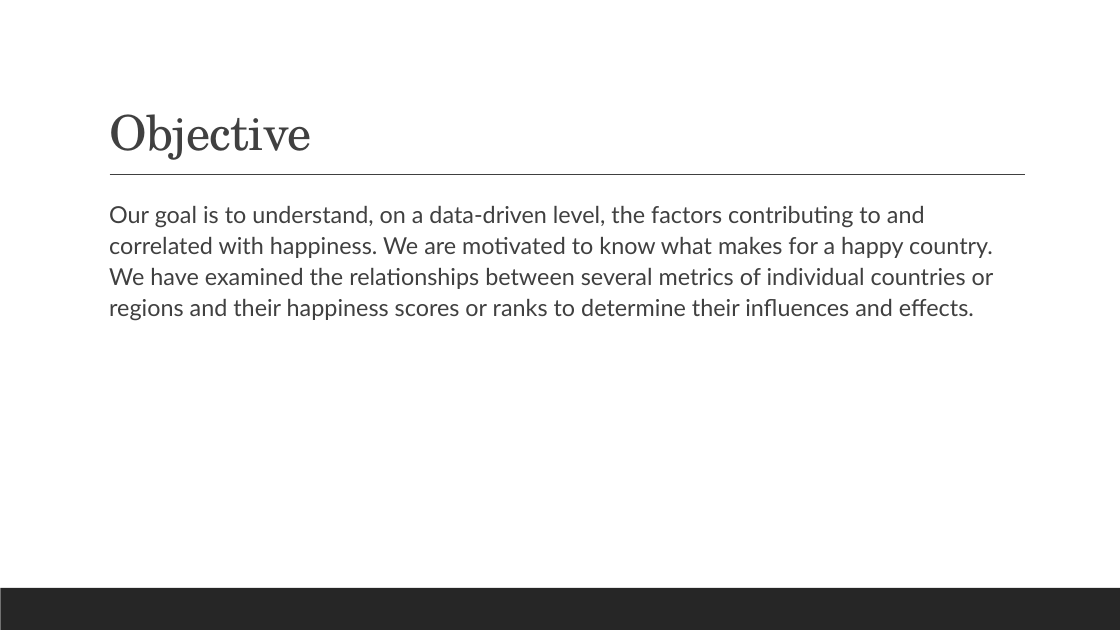
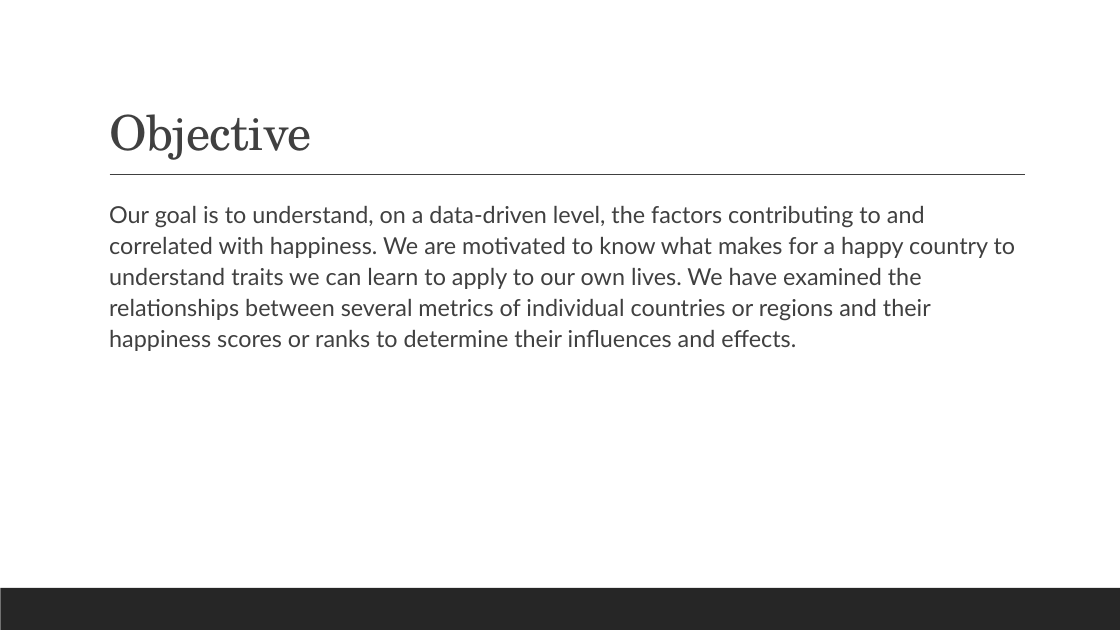
Before and after one commit to reginesgit/Factors-Contributing-to-a-Countrys-Happiness, a slide deck: slide 3 of Anaconda_Results_Presentation.pptx. Drawn at 1120x630 pixels with LibreOffice and Linux fonts; fonts in the diff are those of the drawing. Boxes give left, top, right and bottom in pixels: in the first picture for what was removed or moved away, otherwise in the second. Text is boxed around its words. In the diff, an @@ line names an element or a change of style, - is before the commit and + after.

```diff
--- a/Anaconda_Results_Presentation.pptx
+++ b/Anaconda_Results_Presentation.pptx
@@ text at bbox=[109, 206, 1016, 351]: text changed @@
-  Our goal is to understand, on a data-driven level, the factors contributing to and correlated with happiness. We are motivated to know what makes for a happy country. We have examined the relationships between several metrics of individual countries or regions and their happiness scores or ranks to determine their influences and effects.
+  Our goal is to understand, on a data-driven level, the factors contributing to and correlated with happiness. We are motivated to know what makes for a happy country to understand traits we can learn to apply to our own lives. We have examined the relationships between several metrics of individual countries or regions and their happiness scores or ranks to determine their influences and effects.
```
Also in this commit, not shown: 1 other slide changed.
